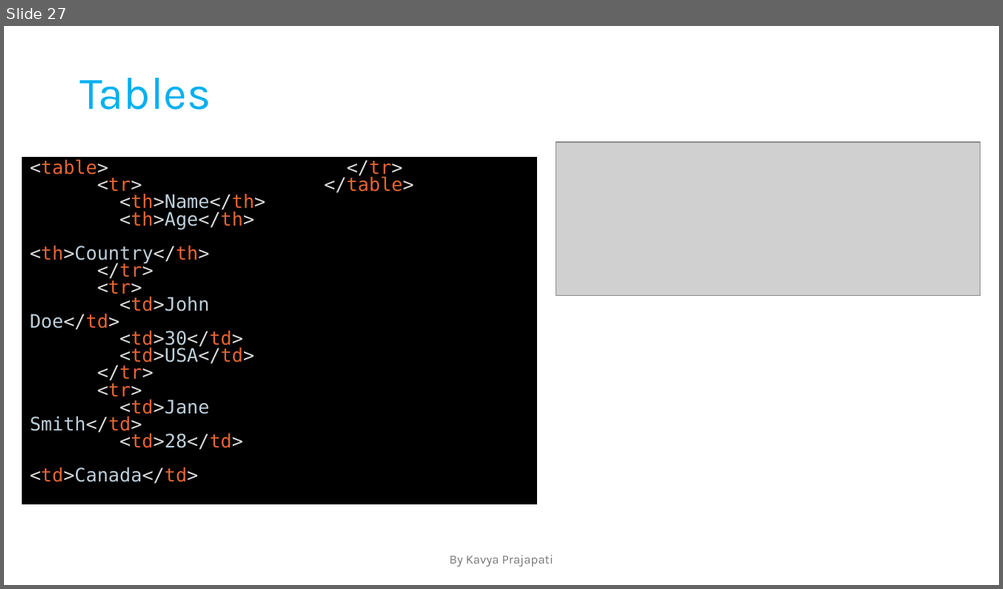
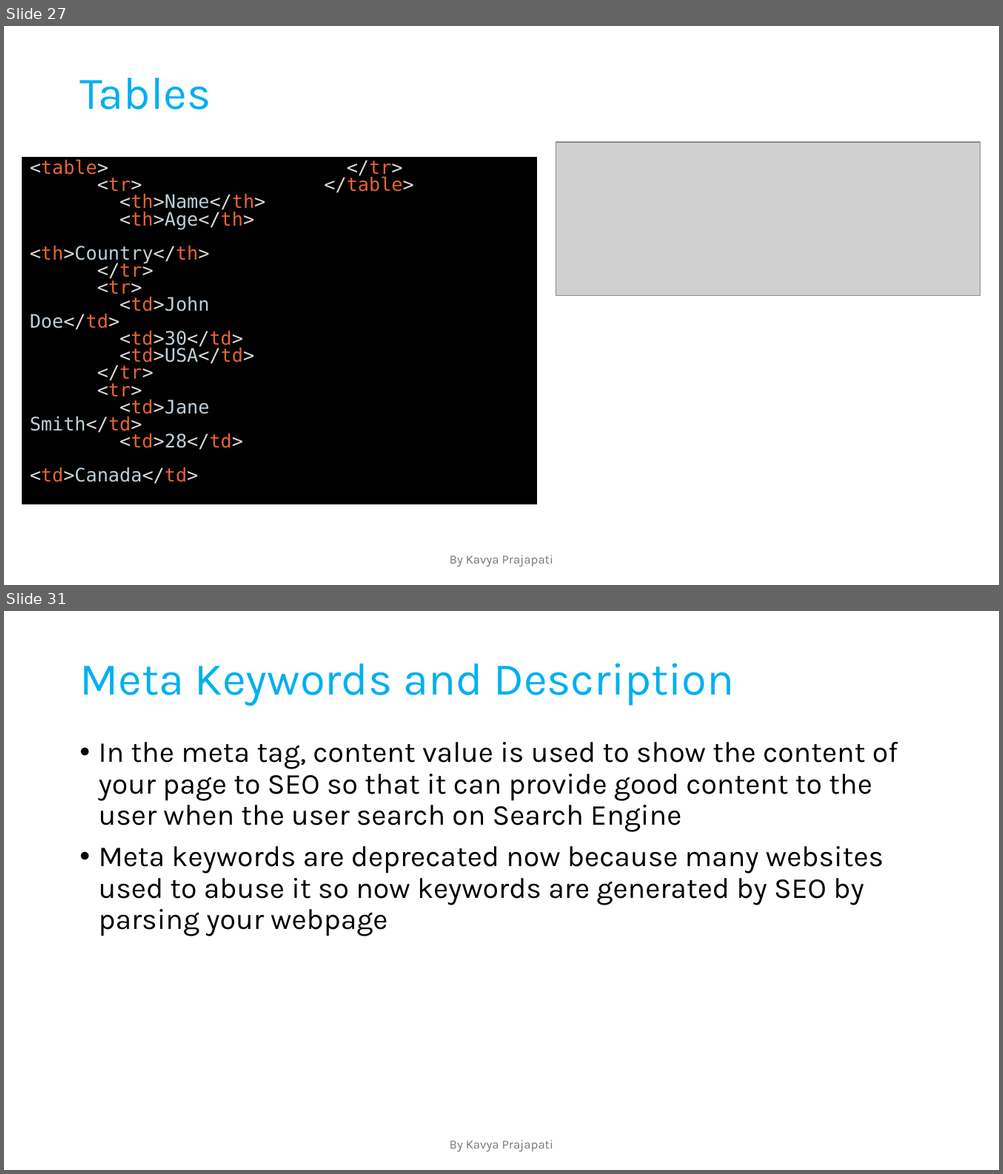
Before and after one commit to prajapati-satyam/Web-Development, a slide deck: Notes.pptx. Shown one above the other, each under a label of ours: slide 27 before the commit, slides 27 and 31 after it; the slides between them are not shown. The pictures are 1003x589 and 1003x1174 pixels, drawn with LibreOffice and Linux fonts; fonts in the diff are those of the drawing; grey boxes stand for pictures. Boxes give left, top, right and bottom in pixels: in the first picture for what was removed or moved away, otherwise in the second. Text is boxed around its words. In the diff, an @@ line names an element or a change of style, - is before the commit and + after.

```diff
--- a/Notes.pptx
+++ b/Notes.pptx
@@ slide 31 added at bbox=[4, 611, 999, 1170], background #FFFFFF @@
@@ title added at bbox=[79, 663, 734, 706], 44 pt, text #00B0F0 @@
+Meta Keywords and Description
@@ text added at bbox=[99, 742, 898, 937], 28 pt, text #000000 @@
+• In the meta tag, content value is used to show the content of your page to SEO so that it can provide good content to the user when the user search on Search Engine
+• Meta keywords are deprecated now because many websites used to abuse it so now keywords are generated by SEO by parsing your webpage
@@ text added at bbox=[449, 1140, 553, 1152], 12 pt, text #797979 @@
+By Kavya Prajapati
```
Also in this commit, not shown: 3 other slides added.
